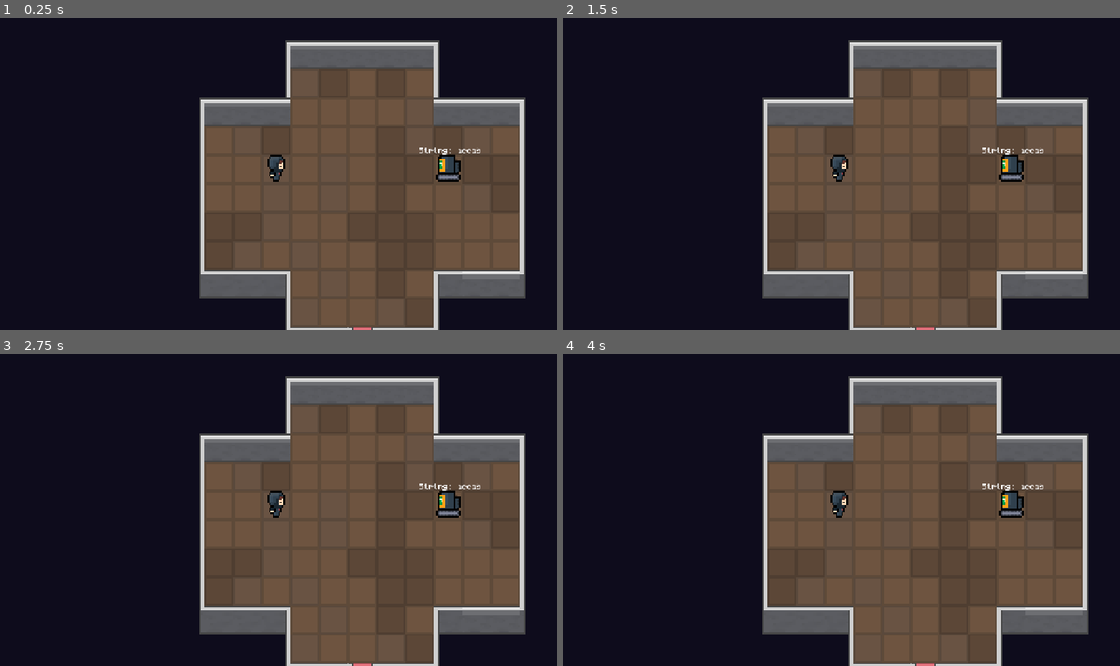
Above: before the commit, frames 1-4 (two rows, left to right).
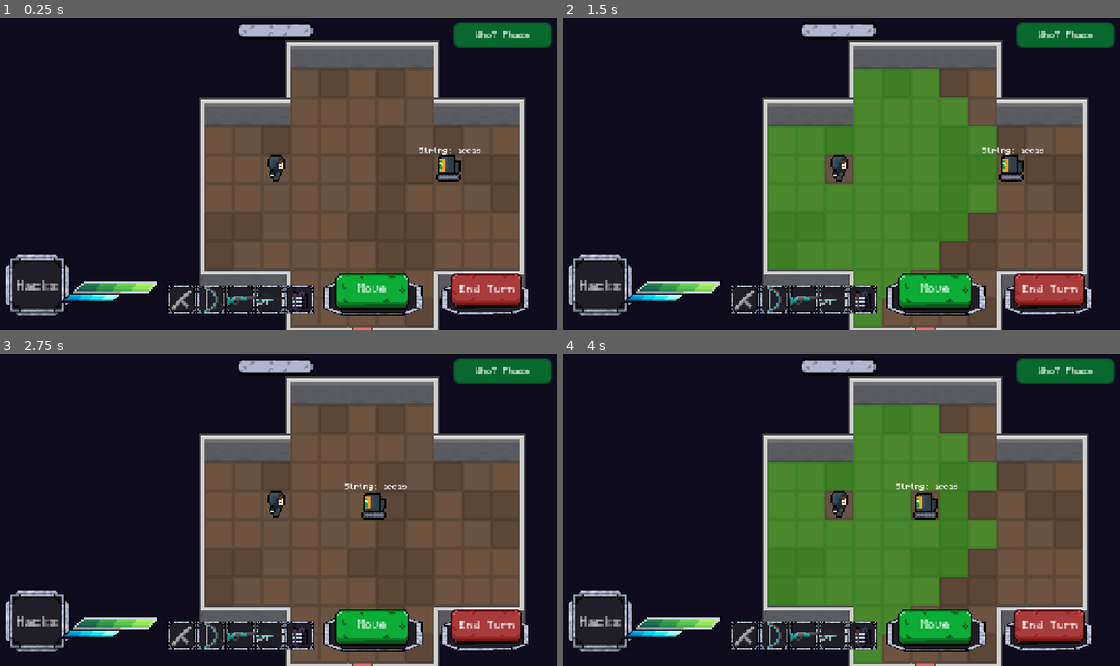
Above: after the commit, the same moments.

Repository: kofishah3/Accept-Deny
Game: Godot game, scene res://main.tscn
Same seed, same stepped clock (60 frames per second), same inputs: the game is played once before the commit and once after it.
Inputs (mouse positions are in pixels of both pictures, inside the frame that each line leads up to):
- Up to frame 1 (0.25 s): no input
- Up to frame 2 (1.5 s): click (601, 286) at 0.5 s, where only the run after the commit has a clickable "Hacks"; click (936, 292) at 1.25 s, where only the run after the commit has a clickable "Move"
- Up to frame 3 (2.75 s): click (484, 625) at 2 s, where only the run after the commit has a clickable "End Turn"
- Up to frame 4 (4 s): click (601, 622) at 2.75 s, where only the run after the commit has a clickable "Hacks"; click (936, 628) at 3.5 s, where only the run after the commit has a clickable "Move"

The runs differ from the first frame. In frame 1, 9.2% of the frame differs, in the area x 1-100%, y 1-96%; in frame 2, 30%, in the area x 1-100%, y 1-100%; in frame 3, 10%; in frame 4, 30%.
Error before the commit: Parse Error: Could not preload resource file "res://ui/on-game screen/on-game-screen.tscn". (res://ui/hud-ui.gd:79)

Commit message:
Fixed bug

Diff:
--- a/player.gd
+++ b/player.gd
@@ -64,7 +64,7 @@
 		"color": Color(1, 0, 0, 0.3),
 		"ap_cost": 2,
 		"attack_type": "aoe",
-		"aoe_size": Vector2(0, 3),
+		"aoe_size": Vector2(0, 3),  # Default vertical AOE
 		"diagonal_allowed": false
 	},
 	"sniper": {
@@ -437,6 +437,21 @@
 
 	return true
 
+func play_attack_animation(target_pos: Vector2):
+	var direction = target_pos - grid_position
+	if abs(direction.x) > abs(direction.y):
+		# Horizontal shot
+		if direction.x > 0:
+			anim.play("walk_right")
+		else:
+			anim.play("walk_left")
+	else:
+		# Vertical shot
+		if direction.y > 0:
+			anim.play("walk_down")
+		else:
+			anim.play("walk_up")
+
 func attack(target):
 	var weapon = weapons[current_weapon]
 	if weapon.loaded_string == "":
@@ -445,6 +460,9 @@
 
 	# Handle both unit targets and position targets
 	var target_pos = target.grid_position if target is Node2D else target
+
+	# Play attack animation based on direction
+	play_attack_animation(target_pos)
 
 	match weapon.attack_type:
 		"single":
@@ -456,10 +474,25 @@
 			for line_target in line_targets:
 				line_target.take_damage(weapon.loaded_string)
 		"aoe":
-			# Attack all units in AOE
-			var aoe_targets = grid_manager.get_units_in_aoe(target_pos, weapon.aoe_size)
-			for aoe_target in aoe_targets:
-				aoe_target.take_damage(weapon.loaded_string)
+			# For shotgun, calculate direction and rotate AOE accordingly
+			if current_weapon == "shotgun":
+				var direction = (target_pos - grid_position).normalized()
+				var rotated_aoe_size = Vector2(0, 3)  # Default vertical AOE
+
+				# Rotate AOE based on direction
+				if abs(direction.x) < abs(direction.y):
+					# Horizontal shot for up/down
+					rotated_aoe_size = Vector2(3, 0)
+
+				# Attack all units in AOE
+				var aoe_targets = grid_manager.get_units_in_aoe(target_pos, rotated_aoe_size)
+				for aoe_target in aoe_targets:
+					aoe_target.take_damage(weapon.loaded_string)
+			else:
+				# For other AOE weapons (like EMP grenade)
+				var aoe_targets = grid_manager.get_units_in_aoe(target_pos, weapon.aoe_size)
+				for aoe_target in aoe_targets:
+					aoe_target.take_damage(weapon.loaded_string)
 		"piercing":
 			# Attack all units in line of sight
 			var piercing_targets = grid_manager.get_units_in_line(grid_position, target_pos)
--- a/ui/on-game screen/on-game-screen.tscn
+++ b/ui/on-game screen/on-game-screen.tscn
@@ -401,9 +401,8 @@
 grow_horizontal = 2
 grow_vertical = 2
 scale = Vector2(2.20046, 2.20046)
-texture_normal = ExtResource("18_yix3w")
-texture_pressed = ExtResource("19_krqp1")
-mouse_filter = 2
+texture_normal = ExtResource("16_tdaem")
+texture_pressed = ExtResource("17_yix3w")
 
 [node name="Label" type="Label" parent="End Turn Button/TextureButton"]
 layout_mode = 0
Not shown: 1 places in ui/on-game screen/inventory-slot.tscn that only renumber resources
